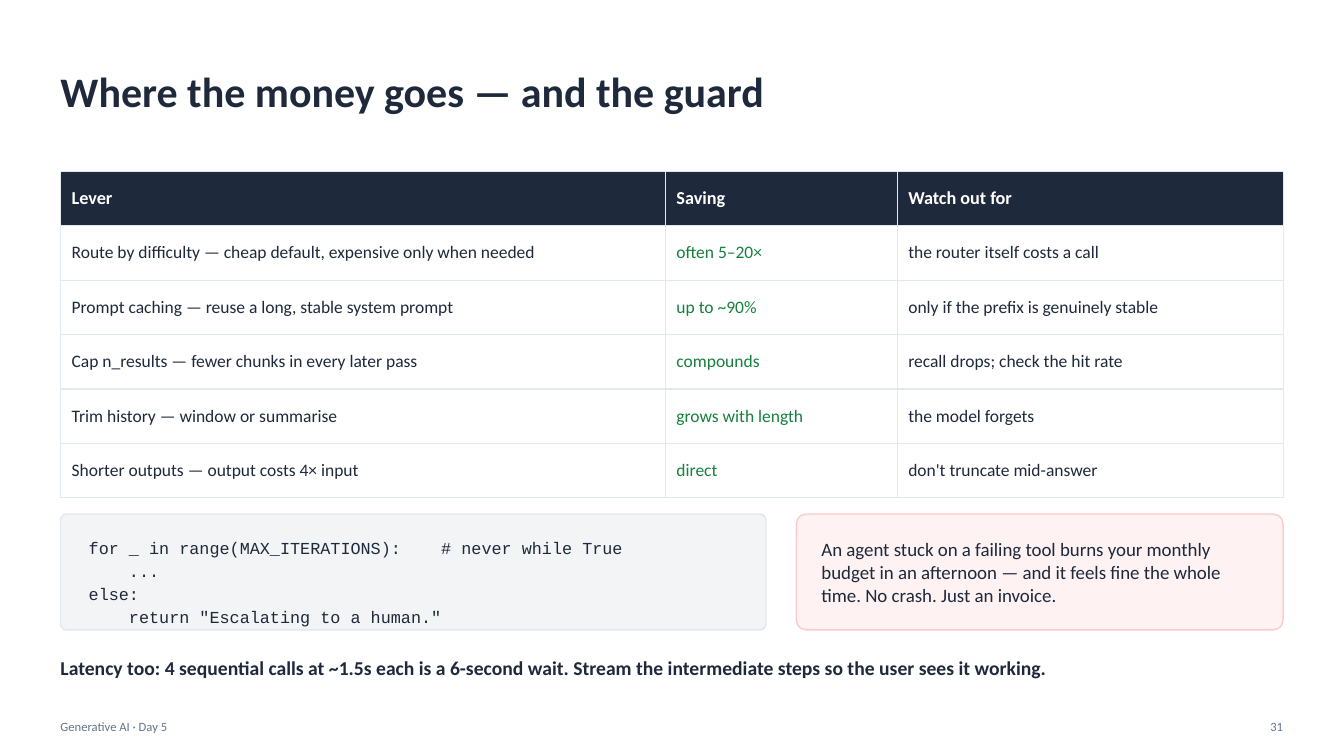
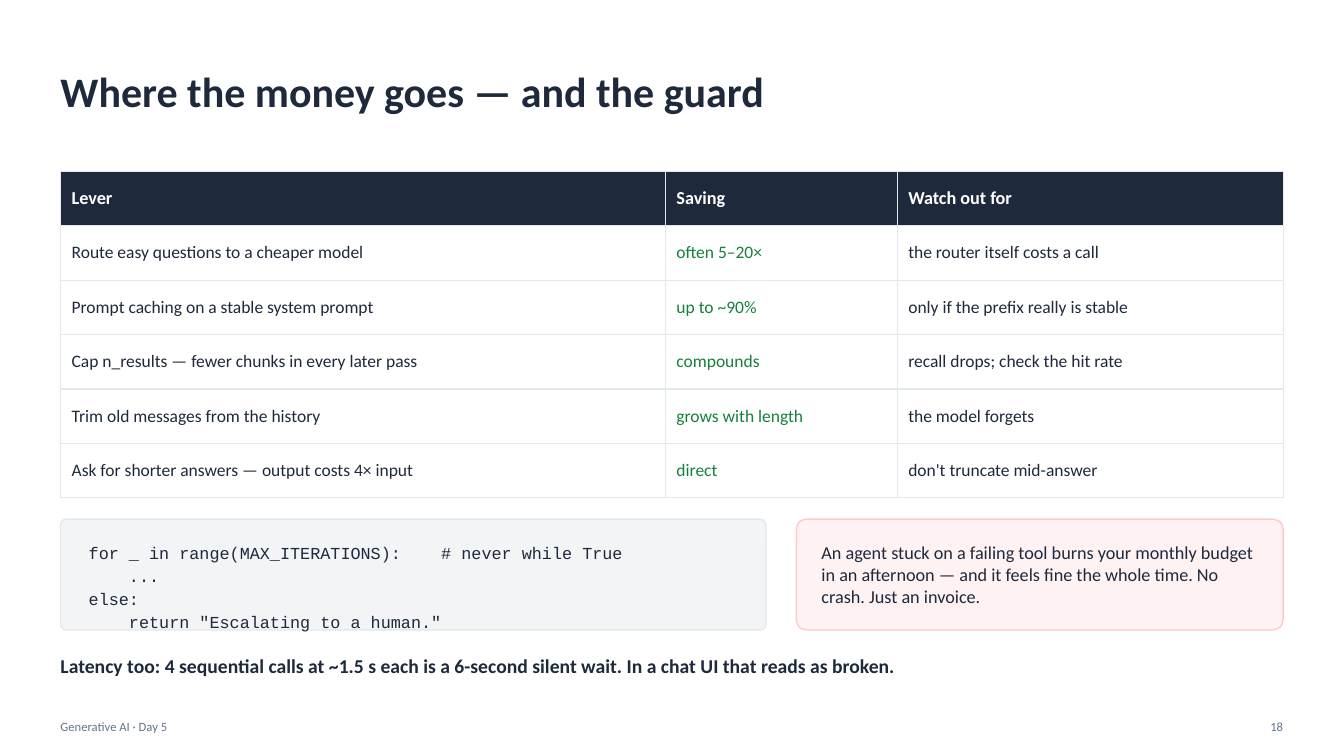
Before and after one commit to Poorit-Technologies/lpu-training, a slide deck: slide 18 of generative-ai/slides/Day05_GenAI.pptx (slide 31 before the commit). Drawn at 1344x756 pixels with LibreOffice and Linux fonts; fonts in the diff are those of the drawing. Boxes give left, top, right and bottom in pixels: in the first picture for what was removed or moved away, otherwise in the second. Text is boxed around its words. In the diff, an @@ line names an element or a change of style, - is before the commit and + after.

```diff
--- a/generative-ai/slides/Day05_GenAI.pptx
+++ b/generative-ai/slides/Day05_GenAI.pptx
@@ table at box(60, 171, 1284, 498) @@
-row 2, column 1: Route by difficulty — cheap default, expensive only when needed
+row 2, column 1: Route easy questions to a cheaper model
-row 3, column 1: Prompt caching — reuse a long, stable system prompt
+row 3, column 1: Prompt caching on a stable system prompt
-row 3, column 3: only if the prefix is genuinely stable
+row 3, column 3: only if the prefix really is stable
-row 5, column 1: Trim history — window or summarise
+row 5, column 1: Trim old messages from the history
-row 6, column 1: Shorter outputs — output costs 4× input
+row 6, column 1: Ask for shorter answers — output costs 4× input
@@ rounded rectangle: place and size @@
-rounded rectangle at box(60, 514, 766, 630)
+rounded rectangle at box(60, 519, 766, 630)
@@ rounded rectangle at box(60, 519, 766, 630): proportions changed @@
@@ text "for _ in range(MAX_ITERATIONS): # ...": place and size @@
-text "for _ in range(MAX_ITERATIONS): # ..." at box(89, 542, 622, 627)
+text "for _ in range(MAX_ITERATIONS): # ..." at box(89, 547, 622, 632)
@@ rounded rectangle at box(797, 519, 1284, 630): proportions changed @@
@@ rounded rectangle: place and size @@
-rounded rectangle at box(797, 514, 1284, 630)
+rounded rectangle at box(797, 519, 1284, 630)
@@ text "An agent stuck on a ..." at box(821, 546, 1253, 603): size 13.5 to 13 pt @@
@@ text at box(60, 659, 894, 676): text changed @@
-Latency too: 4 sequential calls at ~1.5s each is a 6-second wait. Stream the intermediate steps so the user sees it working.
+Latency too: 4 sequential calls at ~1.5 s each is a 6-second silent wait. In a chat UI that reads as broken.
@@ text at box(1270, 722, 1283, 731): text changed @@
-31
+18
```
Also in this commit, not shown: 16 other slides changed, 22 slides added, 20 slides removed, 1 other file.
